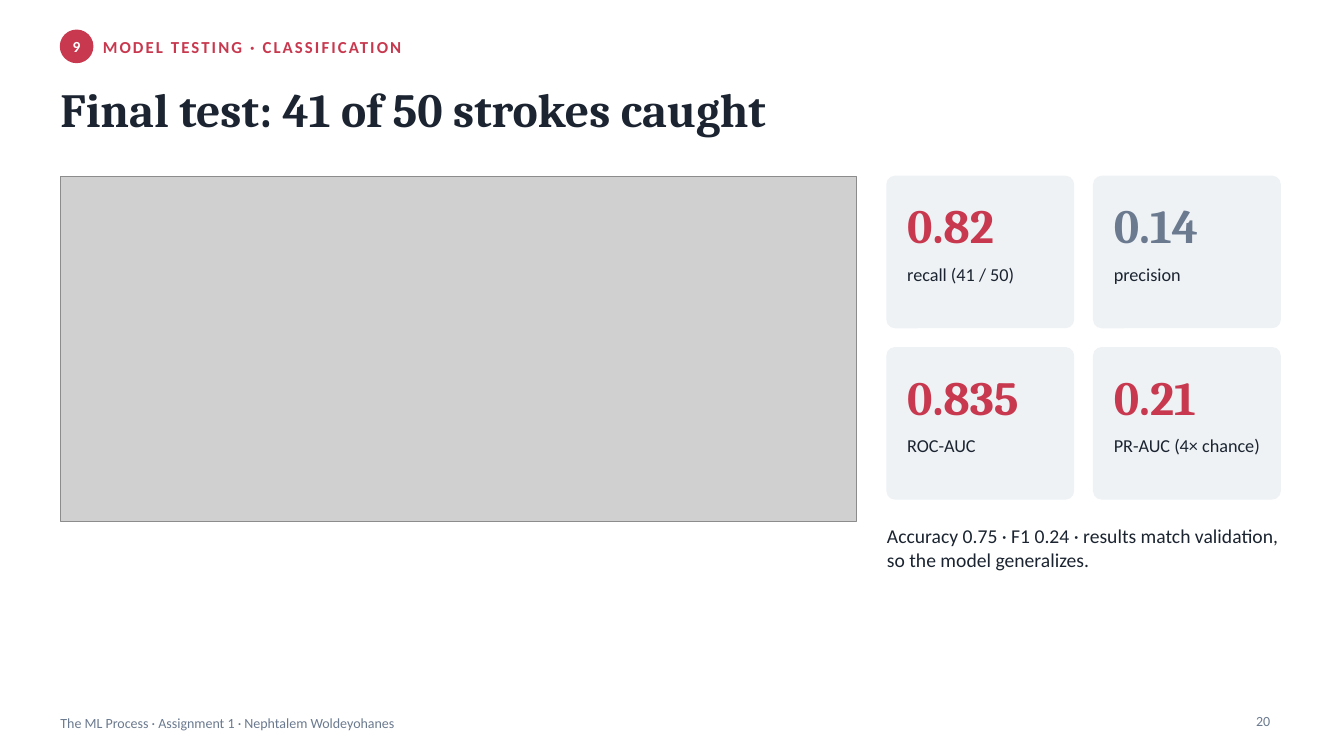
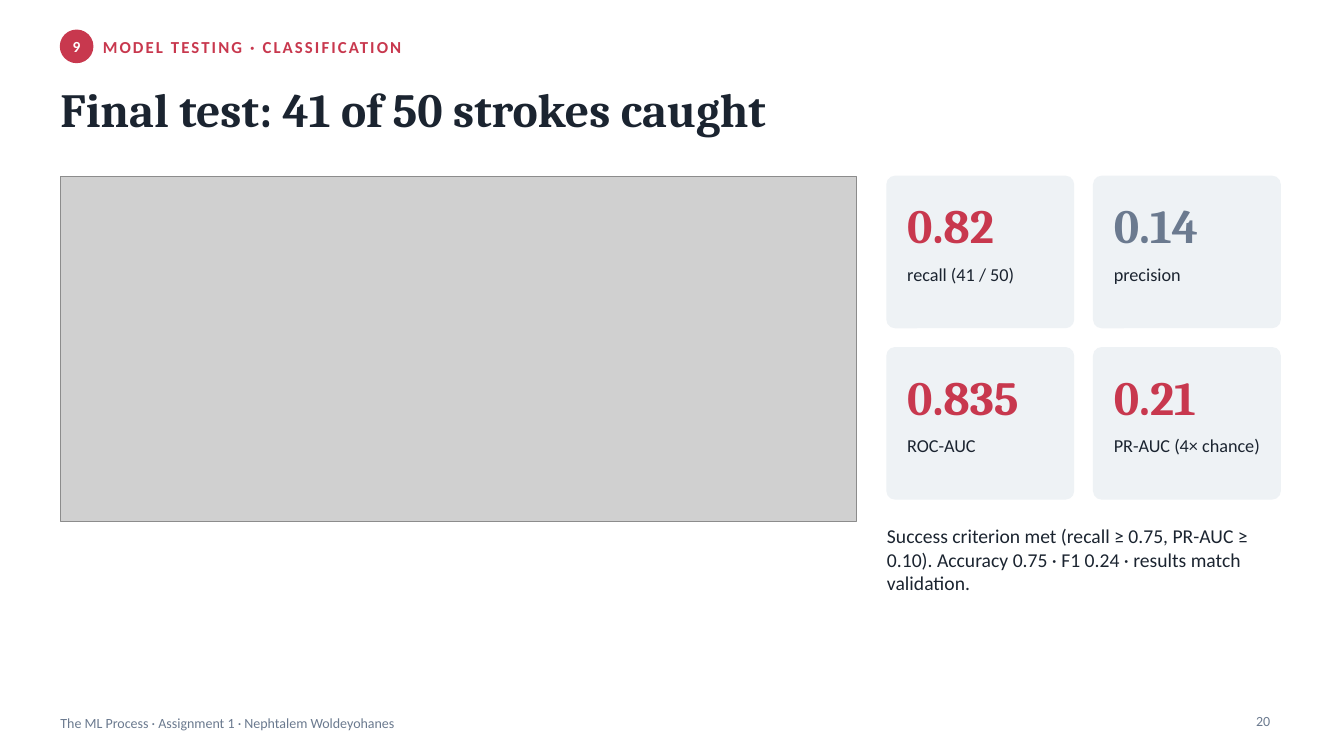
Before and after one commit to nephtalem/ml-assignment-1, a slide deck: slide 20 of report/ML_Assignment1_Presentation.pptx. Drawn at 1344x756 pixels with LibreOffice and Linux fonts; fonts in the diff are those of the drawing; grey boxes stand for pictures. Boxes give left, top, right and bottom in pixels: in the first picture for what was removed or moved away, otherwise in the second. Text is boxed around its words. In the diff, an @@ line names an element or a change of style, - is before the commit and + after.

Commit message:
Add numeric success criterion for classification

```diff
--- a/report/ML_Assignment1_Presentation.pptx
+++ b/report/ML_Assignment1_Presentation.pptx
@@ text at [887,529,1241,590]: text changed @@
-Accuracy 0.75 · F1 0.24 · results match validation, so the model generalizes.
+Success criterion met (recall ≥ 0.75, PR-AUC ≥ 0.10). Accuracy 0.75 · F1 0.24 · results match validation.
```
Also in this commit, not shown: 2 other slides changed, 1 other file.
